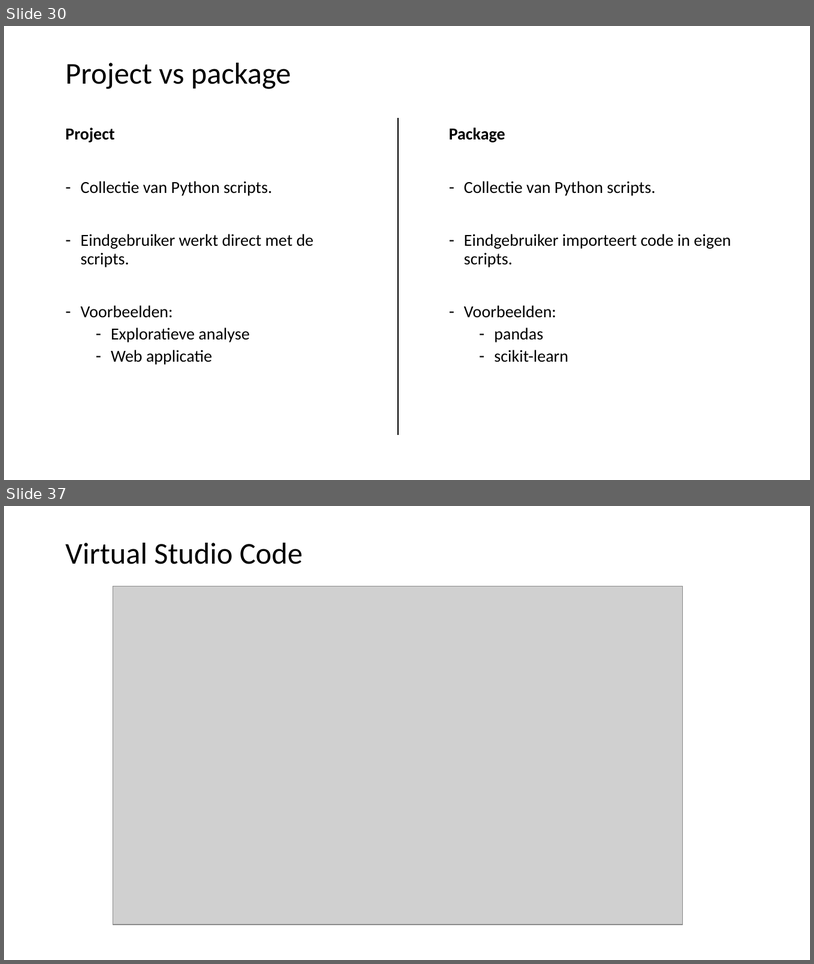
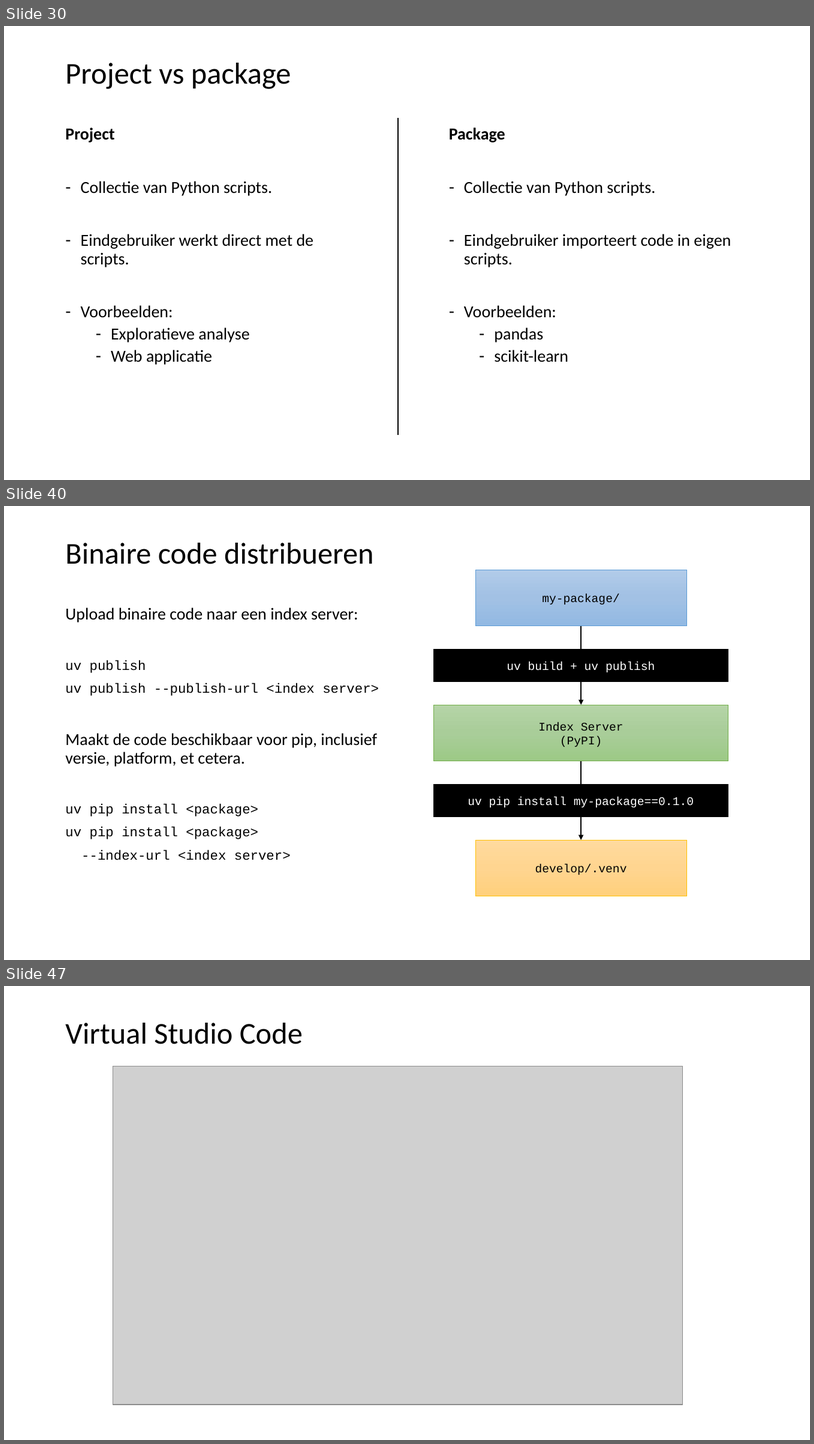
Before and after one commit to LFKoning/knowledge-sharing, a slide deck: python_course_4p/1_venv_package/1_venv_package.pptx. Shown one above the other, each under a label of ours: slides 30 and 37 before the commit, slides 30, 40 and 47 after it; the slides between them are not shown. The pictures are 814x964 and 814x1444 pixels, drawn with LibreOffice and Linux fonts; fonts in the diff are those of the drawing; grey boxes stand for pictures. Boxes give left, top, right and bottom in pixels: in the first picture for what was removed or moved away, otherwise in the second. Text is boxed around its words. In the diff, an @@ line names an element or a change of style, - is before the commit and + after.

```diff
--- a/python_course_4p/1_venv_package/1_venv_package.pptx
+++ b/python_course_4p/1_venv_package/1_venv_package.pptx
@@ slide 40 added at bbox=[4, 506, 810, 960], background #FFFFFF @@
@@ title added at bbox=[65, 543, 374, 564], 36 pt, text #000000 @@
+Binaire code distribueren
@@ text added at bbox=[65, 607, 379, 860], 16 pt, text #000000 @@
+Upload binaire code naar een index server:
+uv publish
+uv publish --publish-url <index server>
+Maakt de code beschikbaar voor pip, inclusief versie, platform, et cetera.
+uv pip install <package>
+uv pip install <package>
+--index-url <index server>
@@ group added at bbox=[434, 570, 729, 896]: 5 rectangles, 2 arrows @@
+Index Server
+(PyPI)
+develop/.venv
+uv pip install my-package==0.1.0
+uv build + uv publish
+my-package/
@@ what was slide 37 is now slide 47 @@
```
Also in this commit, not shown: 6 slides changed, 11 other slides added, 2 slides removed, 2 other files.
